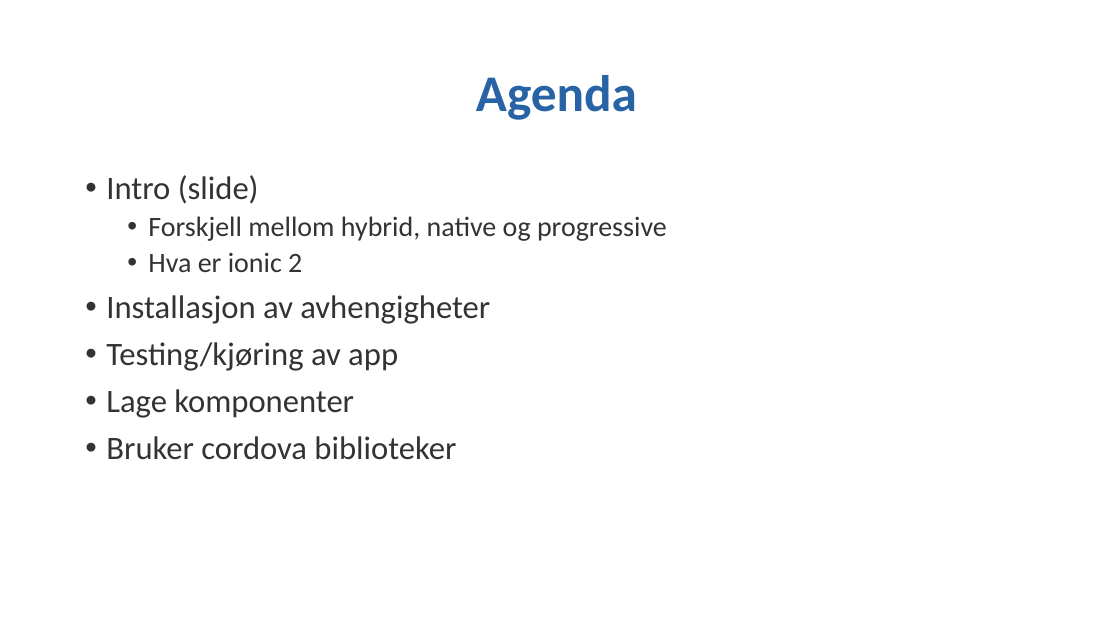
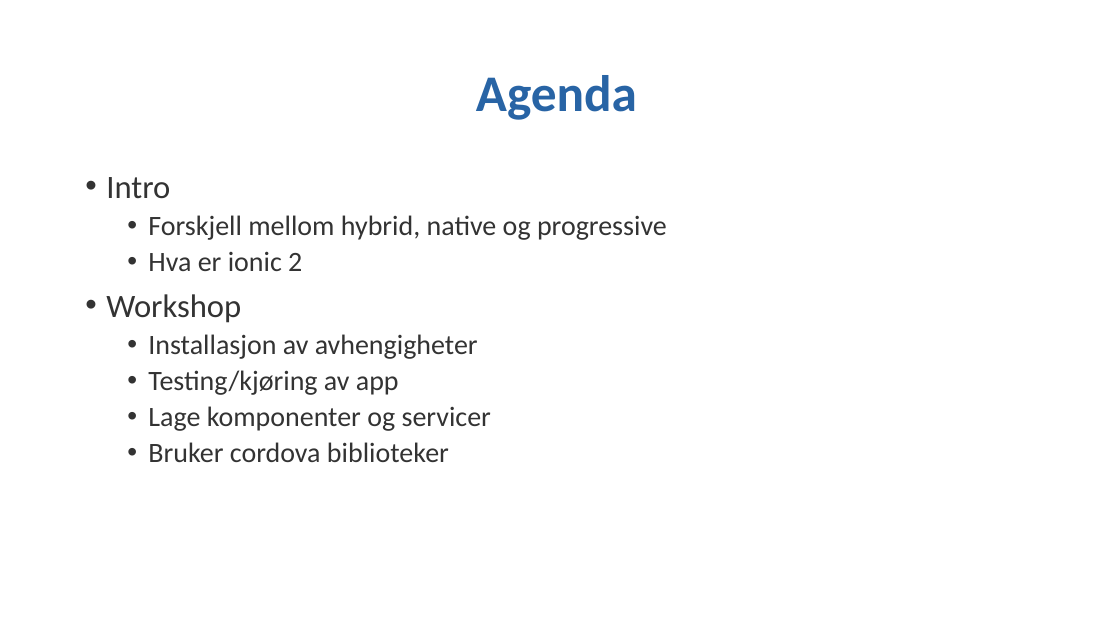
Before and after one commit to stiasta/foredrag, a slide deck: slide 5 of Ionic 2 workshop/Ionic 2 workshop.pptx. Drawn at 1120x630 pixels with LibreOffice and Linux fonts; fonts in the diff are those of the drawing; background and template pictures are left out. Boxes give left, top, right and bottom in pixels: in the first picture for what was removed or moved away, otherwise in the second. Text is boxed around its words. In the diff, an @@ line names an element or a change of style, - is before the commit and + after.

```diff
--- a/Ionic 2 workshop/Ionic 2 workshop.pptx
+++ b/Ionic 2 workshop/Ionic 2 workshop.pptx
@@ text at box(106, 177, 170, 199): text changed @@
-• Intro (slide)
+• Intro
@@ text at box(106, 294, 241, 323): paragraph added @@
+• Workshop
@@ text at box(148, 334, 478, 462): size 28 to 24 pt in "Installasjon av avhengigheter", "Testing/kjøring av app", "Bruker cordova biblioteker"; list level 1 to 2 in "Installasjon av avhengigheter"; list level 1 to 2 in "Testing/kjøring av app"; list level 1 to 2 in "Bruker cordova biblioteker" @@
@@ text at box(148, 406, 491, 431): text changed; size 28 to 24 pt @@
-• Lage komponenter
+  • Lage komponenter og servicer
```
Also in this commit, not shown: 12 other slides changed, 2 slides added, 2 other files.
